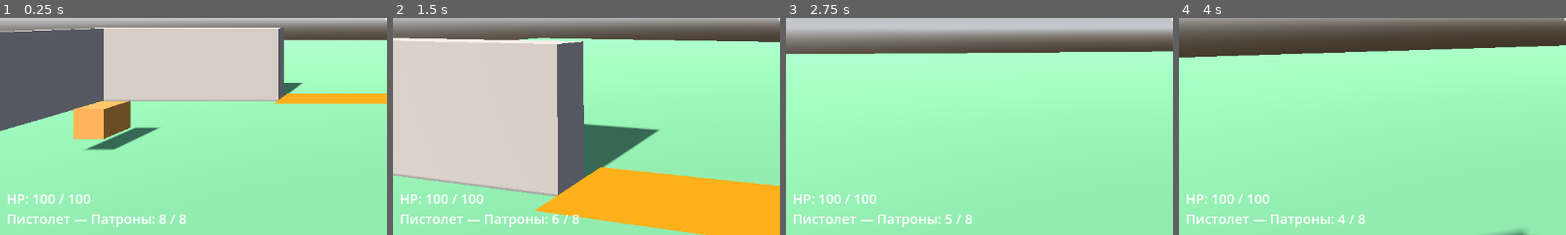
Above: before the commit, frames 1-4 (left to right).
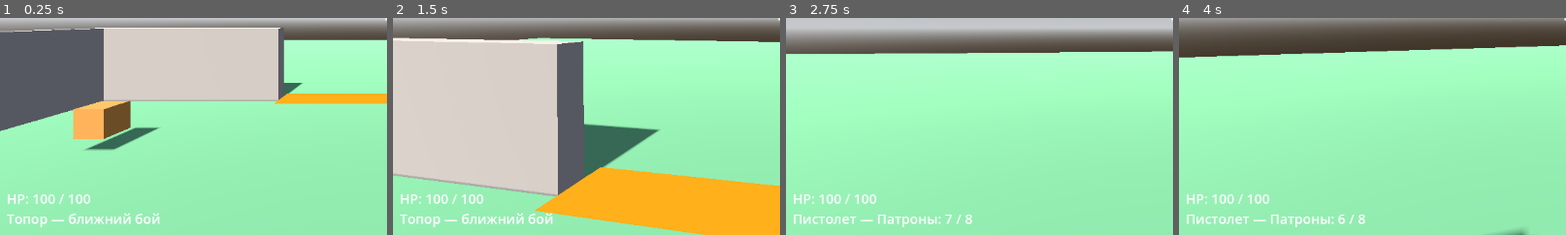
Above: after the commit, the same moments.

Repository: kem4ikkk/ubeziche
Game: Godot game, scene res://scenes/main.tscn
The game is run twice, just before and just after one commit, with the same random seed, the same clock (stepped at 60 frames per second) and the same inputs.
Inputs (mouse positions are % of the whole screen's width and height, from its top left):
- Up to frame 1 (0.25 s): no input
- Up to frame 2 (1.5 s): tap Enter at 0.5 s; move the mouse to (55, 50) at 0.52 s; hold W from 0.53 s (still down); tap Q at 0.6 s; click (55, 50) at 0.67 s; tap Space at 0.77 s; tap F at 0.8, 1.35 s; move the mouse to (45, 50) at 1.27 s; click (45, 50) at 1.42 s
- Up to frame 3 (2.75 s): keep holding W; tap Space at 1.52 s; tap 1 at 1.55, 2.1 s; move the mouse to (52, 48) at 2.02 s; click (52, 48) at 2.17 s; tap 5 at 2.3 s
- Up to frame 4 (4 s): keep holding W; move the mouse to (49, 52) at 2.77 s; tap 5 at 2.85 s; click (49, 52) at 2.92 s; tap Space at 3.02, 3.77 s; tap R at 3.05, 3.6 s; move the mouse to (57, 51) at 3.52 s; click (57, 51) at 3.67 s; tap Q at 3.8 s
The pictures show only the part of the screen within x 0-50%, y 50-100%; the shares and areas given below are measured in that part.

The runs differ from the first frame. In frame 1, 1.1% of the frame differs, in the area x 1-49%, y 89-97%; in frame 2, 1.1%; in frame 3, less than 0.1%; in frame 4, less than 0.1%.

Commit message:
Топор — стартовый инструмент: добыча/ремонт/ближний бой ЛКМ (4.21)
Старт пересмотра базового цикла по оригиналу (New Zombie Shelter, 4.21-4.26;
нумерация продолжает игровой ЭТАП 4, чтобы не путать с ЭТАПОМ 5 «ассеты»).
Перед началом проверена реализация в оригинале и по сети (cso.fandom,
steamsolo): Shelter Axe — стартовый инструмент для добычи/защиты/ремонта
(«Hammer больше не нужен»), лучшие инструменты дают больше за удар.

4.21: топор есть с начала игры (player.axe_equipped, на старте экипирован).
ЛКМ с топором → swing_axe(): луч из камеры (axe_range 3 м, collide_with_areas)
по приоритету — узел ресурса (resource_node.hit, добыча в 4.22) → зомби
(take_damage, axe_damage=25) → постройка (repair); если луч мимо (стены низкие,
камера 1.6 м) — чиним ближайшую постройку в радиусе repair_range.

- Ремонт стал БЕСПЛАТНЫМ ударом топора: убраны клавиша F, repair_target-через-F
  и REPAIR_COST (дерево больше не тратится). Молот по-прежнему даёт x2 HP.
- Топор без патронов/перезарядки: reload() при топоре игнорируется; HUD
  показывает «Топор — ближний бой» вместо счётчика патронов (hud.gd:
  _on_ammo_changed при magazine<0, _on_weapon_changed учитывает axe_equipped).
- Управление: Q — взять топор, 1-5 — взять ствол (снимает топор).

Проверено через capture-режим и скриншот: ремонт стены +15 HP без траты дерева
(26→26), удар по зомби -25 (30→5), R при топоре не восполняет патроны (3→3),
HUD «Топор — ближний бой». Документация: PROGRESS.md (фокус/чек-лист 4.21-4.26/
журнал), CS_NZ_SHELTER_ANALYSIS.md разд. 19.

Co-Authored-By: Claude Opus 4.8 <noreply@anthropic.com>

Diff:
--- a/scripts/debug_capture.gd
+++ b/scripts/debug_capture.gd
@@ -627,6 +627,79 @@
 						" (ожидается +", player.repair_amount * 2.0, ")")
 		_dump_state("ПОСЛЕ молота")
 
+	# 6.99) Топор как стартовый инструмент (Этап 4.21): ЛКМ с топором —
+	# добыча/ремонт/ближний бой. Проверяем экипировку, бесплатный ремонт и
+	# удар по зомби.
+	if is_instance_valid(player) and player is Node3D:
+		print("CLAUDE: проверяю топор (4.21)")
+		if player.has_method("heal"):
+			player.heal(1000.0)
+		get_tree().paused = false
+		# Убираем оставшихся зомби, чтобы они не добивали стену во время замера ремонта.
+		for e0 in get_tree().get_nodes_in_group("enemy"):
+			e0.queue_free()
+		# Экипировка: на старте топор; берём ствол → топор убран; Q → снова топор.
+		print("  axe_equipped на старте: ", player.axe_equipped)
+		player.switch_weapon(0)
+		print("  после взятия ствола axe_equipped: ", player.axe_equipped)
+		player.equip_axe()
+		print("  после Q axe_equipped: ", player.axe_equipped)
+		# У топора нет патронов/перезарядки: R при топоре не восполняет патроны.
+		player.current_ammo = 3
+		player.reload()
+		await get_tree().create_timer(0.1).timeout
+		print("  reload с топором: патроны 3 → ", player.current_ammo, " (не должны восполниться)")
+
+		# Бесплатный ремонт ударом топора: строим стену, ломаем, чиним.
+		if player.has_node("BuildSystem"):
+			var bs_a := player.get_node("BuildSystem")
+			for b in get_tree().get_nodes_in_group("building"):
+				b.queue_free()
+			InventorySystem.has_hammer = false
+			InventorySystem.add_resource("wall", 1)
+			(player as Node3D).global_position = Vector3(0, 1, 5)
+			if not bs_a.build_mode:
+				bs_a.toggle()
+			bs_a.select_buildable("Стена")
+			await get_tree().create_timer(0.3).timeout
+			bs_a.try_place()
+			if bs_a.build_mode:
+				bs_a.toggle()
+			var wall_a := get_tree().get_first_node_in_group("building")
+			if is_instance_valid(wall_a) and wall_a.has_method("take_damage"):
+				wall_a.take_damage(40.0)
+				await get_tree().create_timer(0.1).timeout
+				var hp_a0: float = wall_a.health.current_health
+				var wood_a0: int = InventorySystem.get_resource("wood")
+				player.swing_axe()   # игрок рядом — чинит ближайшую постройку бесплатно
+				await get_tree().create_timer(0.1).timeout
+				print("  ремонт топором: HP ", hp_a0, " → ", wall_a.health.current_health,
+						" (+", player.repair_amount, "); дерево ", wood_a0, " → ",
+						InventorySystem.get_resource("wood"), " (не должно убавиться)")
+
+		# Ближний бой топором: ставим свежего зомби прямо перед камерой (-Z).
+		for e in get_tree().get_nodes_in_group("enemy"):
+			e.queue_free()
+		await get_tree().create_timer(0.1).timeout
+		var zombie_scene: PackedScene = load("res://scenes/zombie.tscn")
+		if zombie_scene != null:
+			var z := zombie_scene.instantiate()
+			get_tree().current_scene.add_child(z)
+			(z as Node3D).global_position = (player as Node3D).global_position + Vector3(0, 0.6, -1.5)
+			await get_tree().create_timer(0.1).timeout
+			var zhp0: float = -1.0
+			if z.has_node("HealthComponent"):
+				zhp0 = (z.get_node("HealthComponent") as HealthComponent).current_health
+			player.swing_axe()
+			await get_tree().create_timer(0.1).timeout
+			if is_instance_valid(z) and z.has_node("HealthComponent"):
+				print("  удар топором по зомби: HP ", zhp0, " → ",
+						(z.get_node("HealthComponent") as HealthComponent).current_health,
+						" (урон топора ", player.axe_damage, ")")
+			else:
+				print("  удар топором по зомби: цель уничтожена (урон ", player.axe_damage, ")")
+		_dump_state("ПОСЛЕ топора (4.21)")
+
 	# 6.10) Эвакуация как условие победы (Этап 4.11): после N волн вызывается
 	# транспорт — игрок должен добежать до зоны эвакуации, иначе поражение.
 	var game_state := get_tree().get_first_node_in_group("game_state_manager")
--- a/scripts/hud.gd
+++ b/scripts/hud.gd
@@ -123,14 +123,22 @@
 
 
 func _on_ammo_changed(current: int, magazine: int) -> void:
-	ammo_label.text = "%s — Патроны: %d / %d" % [_weapon_name, current, magazine]
+	# Топор (Этап 4.21): magazine < 0 — оружие ближнего боя, патронов нет.
+	if magazine < 0:
+		ammo_label.text = "%s — ближний бой" % _weapon_name
+	else:
+		ammo_label.text = "%s — Патроны: %d / %d" % [_weapon_name, current, magazine]
 
 
 func _on_weapon_changed(weapon_name: String) -> void:
 	_weapon_name = weapon_name
 	var player := get_tree().get_first_node_in_group("player")
 	if is_instance_valid(player):
-		_on_ammo_changed(player.current_ammo, player.magazine_size)
+		# С топором патроны не показываем (Этап 4.21).
+		if "axe_equipped" in player and player.axe_equipped:
+			_on_ammo_changed(-1, -1)
+		else:
+			_on_ammo_changed(player.current_ammo, player.magazine_size)
 
 
 ## Индикаторы угроз (Этап 4.9).
--- a/scripts/player.gd
+++ b/scripts/player.gd
@@ -5,14 +5,14 @@
 ##   WASD  — движение
 ##   Мышь  — обзор
 ##   Space — прыжок
-##   ЛКМ   — выстрел (если курсор захвачен) / захватить курсор
+##   ЛКМ   — с топором: добыча/ремонт/ближний бой (swing_axe); со стволом: выстрел
+##   Q     — взять топор (Этап 4.21, стартовый инструмент)
 ##   R     — перезарядка оружия
-##   F     — отремонтировать ближайшую постройку (1 дерево → +15 HP)
-##   1-5   — переключить оружие (только купленное; в начале есть лишь пистолет)
-##   B     — режим постройки; V — сменить тип (стена/турель); ЛКМ — поставить
+##   1-5   — переключить оружие (только купленное; берётся вместо топора)
+##   B     — режим постройки; V — сменить тип; ЛКМ — поставить
 ##   Esc   — отпустить курсор
-## Крафт и магазин (клавиши C / G / H / J) теперь работают только рядом с
-## мастерской — см. scripts/workshop.gd (Этап 4.7.3). Оружие покупается там же.
+## Топор (Этап 4.21) есть с начала игры: ремонт построек теперь бесплатным
+## ударом топора (без траты дерева), им же добываем ресурсы (5.2) и бьём зомби.
 
 signal ammo_changed(current: int, magazine: int)
 signal weapon_changed(weapon_name: String)
@@ -45,10 +45,15 @@
 var current_ammo: int = magazine_size
 var _reloading: bool = false
 
-# Ремонт построек
-@export var repair_range: float = 4.0     # дистанция ремонта, м (с запасом на привязку к сетке)
-@export var repair_amount: float = 15.0   # сколько HP восстанавливает ремонт
-const REPAIR_COST := {"wood": 1}
+# Ремонт построек — теперь бесплатным ударом топора (Этап 4.21), без траты дерева.
+@export var repair_range: float = 4.0     # радиус ремонта ближайшей постройки, м
+@export var repair_amount: float = 15.0   # сколько HP восстанавливает один удар
+
+# Топор (Этап 4.21): стартовый инструмент. Им добываем ресурсы (4.22), чиним
+# постройки и бьём зомби в ближнем бою. ЛКМ с топором → swing_axe().
+@export var axe_damage: float = 25.0      # урон топором по зомби за удар
+@export var axe_range: float = 3.0        # дальность удара/луча топора, м
+var axe_equipped: bool = true             # на старте в руках топор, а не ствол
 
 # Ссылка на камеру от первого лица. @onready = «возьми этот узел, когда сцена готова».
 @onready var camera: Camera3D = $Camera3D
@@ -80,6 +85,8 @@
 	_apply_weapon(current_weapon_index)
 
 	ammo_changed.emit(current_ammo, magazine_size)
+	# На старте в руках топор — сообщаем HUD после готовности всей сцены.
+	weapon_changed.emit.call_deferred("Топор")
 
 
 func _unhandled_input(event: InputEvent) -> void:
@@ -98,9 +105,11 @@
 	if event is InputEventMouseButton and event.pressed and event.button_index == MOUSE_BUTTON_LEFT:
 		if Input.mouse_mode == Input.MOUSE_MODE_CAPTURED:
 			if build_system.build_mode:
-				build_system.try_place()                  # в режиме постройки — строим стену
+				build_system.try_place()                  # в режиме постройки — строим
+			elif axe_equipped:
+				swing_axe()                                # топор: добыча/ремонт/ближний бой
 			else:
-				shoot()                                    # иначе — стреляем
+				shoot()                                    # ствол: стреляем
 		else:
 			Input.mouse_mode = Input.MOUSE_MODE_CAPTURED  # заново захватываем курсор
 
@@ -120,9 +129,9 @@
 	if event is InputEventKey and event.pressed and event.keycode >= KEY_1 and event.keycode <= KEY_5:
 		switch_weapon(event.keycode - KEY_1)
 
-	# F — отремонтировать постройку, на которую смотрим.
-	if event is InputEventKey and event.pressed and event.keycode == KEY_F:
-		repair_target()
+	# Q — взять топор (снимает ствол). Стволы берутся клавишами 1-5.
+	if event is InputEventKey and event.pressed and event.keycode == KEY_Q:
+		equip_axe()
 
 	# Esc — отпустить курсор.
 	if event is InputEventKey and event.pressed and event.keycode == KEY_ESCAPE:
@@ -212,6 +221,8 @@
 
 ## Перезарядка оружия (Этап 4.6.1): занимает reload_time секунд.
 func reload() -> void:
+	if axe_equipped:
+		return  # у топора нет патронов и перезарядки (Этап 4.21)
 	if _reloading or current_ammo == magazine_size:
 		return
 	_reloading = true
@@ -228,7 +239,10 @@
 ## и подгружает параметры/патроны нового. Во время перезарядки не даём
 ## переключиться, чтобы не было путаницы со временем перезарядки.
 func switch_weapon(index: int) -> void:
-	if index == current_weapon_index or index < 0 or index >= weapons.size():
+	if index < 0 or index >= weapons.size():
+		return
+	# Если в руках топор — даём взять даже текущий по индексу ствол.
+	if not axe_equipped and index == current_weapon_index:
 		return
 	if _reloading:
 		print("CLAUDE: нельзя переключить оружие во время перезарядки")
@@ -237,11 +251,24 @@
 		print("CLAUDE: оружие ", weapons[index].name, " ещё не куплено")
 		return
 
+	axe_equipped = false   # взяли ствол — топор убран
 	_ammo_in_weapon[current_weapon_index] = current_ammo
 	_apply_weapon(index)
 	ammo_changed.emit(current_ammo, magazine_size)
 	weapon_changed.emit(weapons[current_weapon_index].name)
 	print("CLAUDE: оружие переключено на ", weapons[current_weapon_index].name)
+
+
+## Взять топор (Этап 4.21): снимает ствол, ЛКМ начинает бить топором.
+func equip_axe() -> void:
+	if axe_equipped:
+		return
+	if _reloading:
+		print("CLAUDE: нельзя сменить инструмент во время перезарядки")
+		return
+	axe_equipped = true
+	weapon_changed.emit("Топор")
+	print("CLAUDE: в руках топор")
 
 
 ## Куплено ли оружие с индексом index (Этап 4.7.2).
@@ -287,11 +314,50 @@
 	current_ammo = _ammo_in_weapon[index]
 
 
-## Ремонт ближайшей постройки (стены) рядом с игроком (Этап 4.3).
-## Стены низкие (1 м), а камера на высоте 1.6 м — горизонтальный луч
-## по ним не попадает, поэтому ищем по дистанции, а не по лучу.
-## Стоит 1 дерево, восстанавливает repair_amount HP.
-func repair_target() -> void:
+## Удар топором (Этап 4.21): луч из камеры — действуем по тому, на что смотрим.
+## Приоритет: узел ресурса (добыча, 4.22) → зомби (ближний бой) → постройка
+## (ремонт). Стены низкие (1 м), камера на 1.6 м — если луч прошёл мимо,
+## чиним ближайшую постройку в радиусе repair_range.
+func swing_axe() -> void:
+	var target := _axe_raycast_target()
+	if target != null:
+		if target.is_in_group("resource_node") and target.has_method("hit"):
+			var got: int = target.hit()          # добыча (этап 4.22)
+			if got > 0:
+				print("Добыто ресурса: +", got)
+			return
+		if target.is_in_group("enemy") and target.has_method("take_damage"):
+			target.take_damage(axe_damage)
+			print("Удар топором по зомби: -", axe_damage, " HP")
+			return
+		if target.is_in_group("building") and target.has_method("repair"):
+			_repair_building(target)
+			return
+	# Луч мимо (стены низкие) — чиним ближайшую постройку в радиусе.
+	var nearest := _nearest_building()
+	if nearest != null:
+		_repair_building(nearest)
+	else:
+		print("CLAUDE: топор бьёт по воздуху")
+
+
+## Луч из камеры вперёд (учитывает Area3D — узлы ресурсов это Area3D).
+func _axe_raycast_target() -> Node:
+	var space_state := get_world_3d().direct_space_state
+	var from := camera.global_position
+	var to := from + (-camera.global_transform.basis.z) * axe_range
+	var query := PhysicsRayQueryParameters3D.create(from, to)
+	query.exclude = [get_rid()]
+	query.collide_with_areas = true
+	query.collide_with_bodies = true
+	var result := space_state.intersect_ray(query)
+	if result:
+		return result.collider
+	return null
+
+
+## Ближайшая постройка в радиусе repair_range (стены низкие — луч их минует).
+func _nearest_building() -> Node3D:
 	var nearest: Node3D = null
 	var nearest_dist := repair_range
 	for node in get_tree().get_nodes_in_group("building"):
@@ -301,27 +367,27 @@
 		if dist <= nearest_dist:
 			nearest = node
 			nearest_dist = dist
-
-	if not is_instance_valid(nearest):
+	return nearest
+
+
+## Бесплатный ремонт постройки ударом топора (Этап 4.21: без траты дерева).
+## С молотом (has_hammer) восстанавливаем вдвое больше HP за удар.
+func _repair_building(node: Node) -> void:
+	if node.has_method("is_full_health") and node.is_full_health():
+		print("CLAUDE: постройка уже на максимум HP")
+		return
+	var amount := repair_amount * 2.0 if InventorySystem.has_hammer else repair_amount
+	node.repair(amount)
+	print("Постройка отремонтирована (+", amount, " HP)")
+
+
+## Совместимость с тестами/старым кодом: чинит ближайшую постройку (бесплатно).
+func repair_target() -> void:
+	var nearest := _nearest_building()
+	if nearest == null:
 		print("CLAUDE: нечего ремонтировать")
 		return
-
-	if nearest.has_method("is_full_health") and nearest.is_full_health():
-		print("CLAUDE: постройка уже на максимум HP")
-		return
-
-	for resource_type in REPAIR_COST:
-		if InventorySystem.get_resource(resource_type) < REPAIR_COST[resource_type]:
-			print("CLAUDE: не хватает ресурсов для ремонта")
-			return
-
-	for resource_type in REPAIR_COST:
-		InventorySystem.use_resource(resource_type, REPAIR_COST[resource_type])
-
-	# С молотом (Этап 4.17) ремонт восстанавливает вдвое больше HP за удар.
-	var amount := repair_amount * 2.0 if InventorySystem.has_hammer else repair_amount
-	nearest.repair(amount)
-	print("Постройка отремонтирована (+", amount, " HP)")
+	_repair_building(nearest)
 
 
 ## Урон по игроку (например, от зомби).
Not shown, changed: docs/CS_NZ_SHELTER_ANALYSIS.md
Not shown, changed: docs/PROGRESS.md
